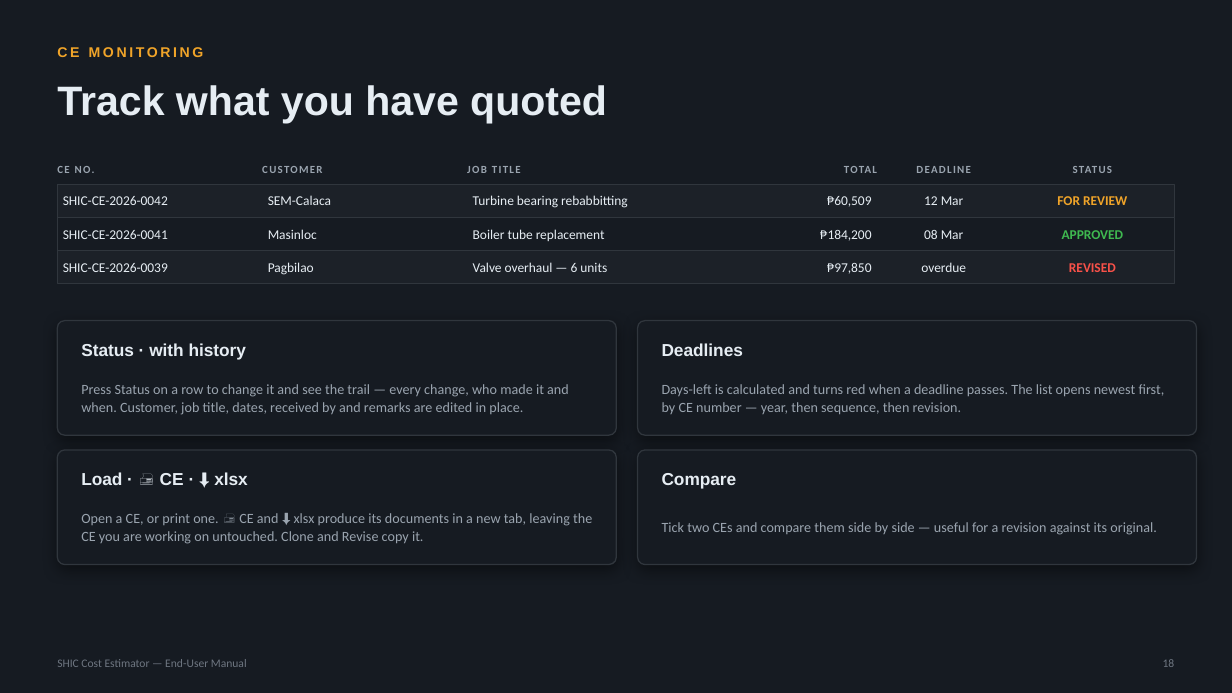
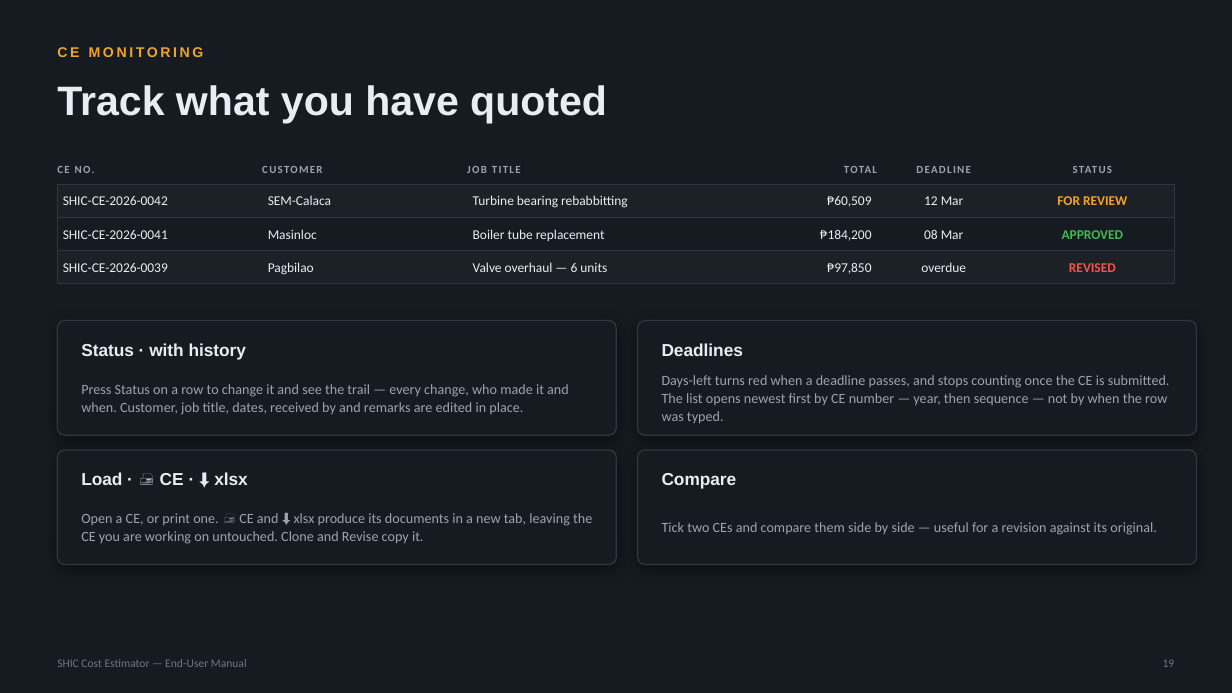
Before and after one commit to SYNERCORE/CostEstimation, a slide deck: slide 19 of docs/SHIC-Cost-Estimator-User-Manual.pptx (slide 18 before the commit). Drawn at 1232x693 pixels with LibreOffice and Linux fonts; fonts in the diff are those of the drawing. Boxes give left, top, right and bottom in pixels: in the first picture for what was removed or moved away, otherwise in the second. Text is boxed around its words. In the diff, an @@ line names an element or a change of style, - is before the commit and + after.

```diff
--- a/docs/SHIC-Cost-Estimator-User-Manual.pptx
+++ b/docs/SHIC-Cost-Estimator-User-Manual.pptx
@@ text at <box>662,375,1170,423</box>: text changed @@
-Days-left is calculated and turns red when a deadline passes. The list opens newest first, by CE number — year, then sequence, then revision.
+Days-left turns red when a deadline passes, and stops counting once the CE is submitted. The list opens newest first by CE number — year, then sequence — not by when the row was typed.
```
Also in this commit, not shown: 11 other slides changed, 2 slides added, 4 other files.
